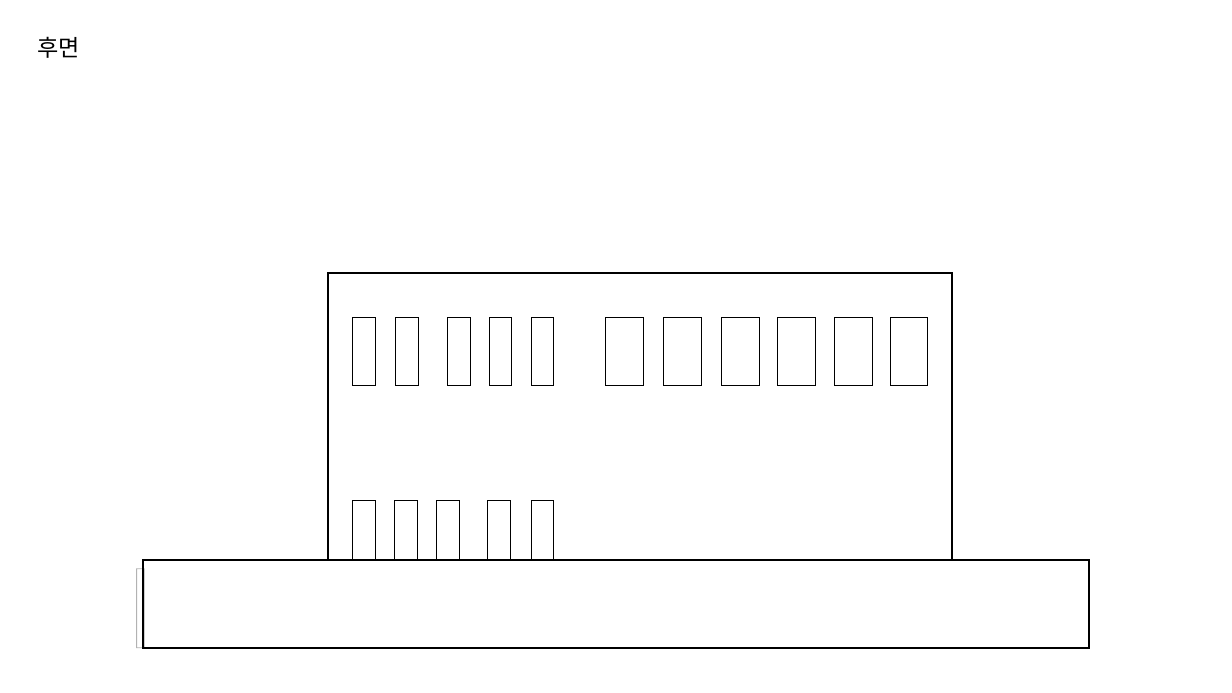
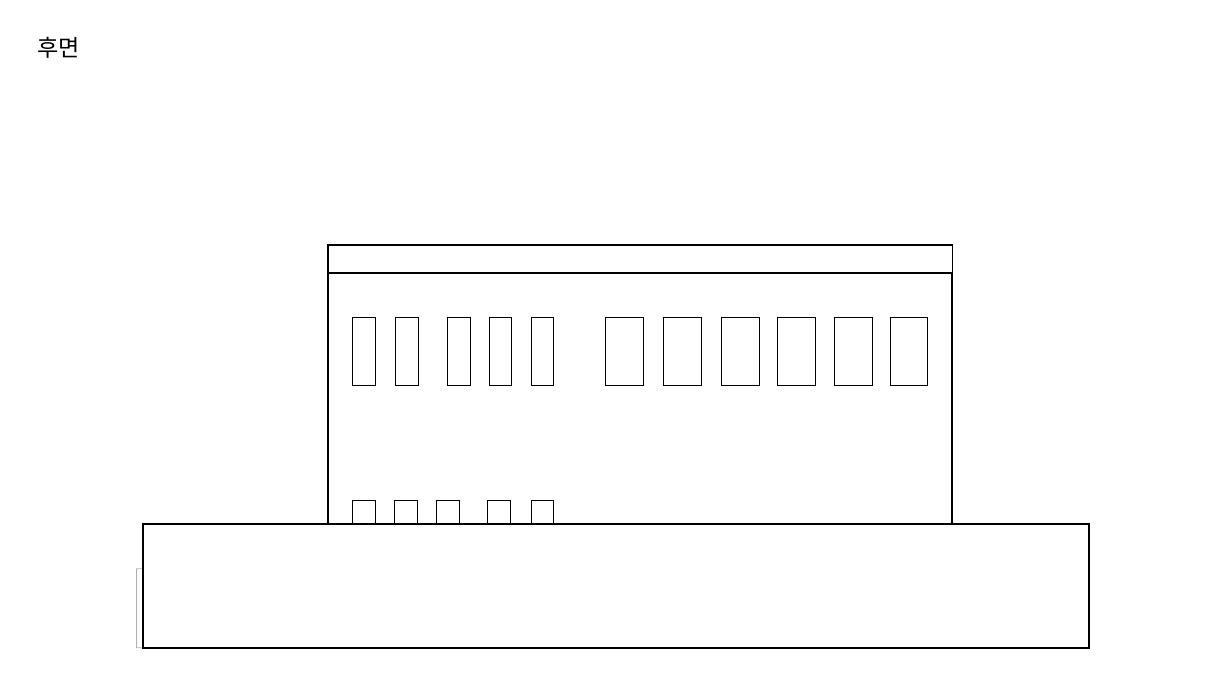
Before and after one commit to pshan0120/murdex-works, a slide deck: slide 5 of #나를_좋아하는_사람에게/images/사옥.pptx. Drawn at 1232x693 pixels with LibreOffice and Linux fonts; fonts in the diff are those of the drawing. Boxes give left, top, right and bottom in pixels: in the first picture for what was removed or moved away, otherwise in the second. Text is boxed around its words. In the diff, an @@ line names an element or a change of style, - is before the commit and + after.

```diff
--- a/#나를_좋아하는_사람에게/images/사옥.pptx
+++ b/#나를_좋아하는_사람에게/images/사옥.pptx
@@ rectangle added at <box>328,246,952,274</box>, outline #000000 1.5 pt @@
@@ rectangle: place and size @@
-rectangle at <box>143,560,1090,648</box>
+rectangle at <box>143,524,1090,648</box>
```
Also in this commit, not shown: 1 other slide changed, 1 slide added, 16 other files.
